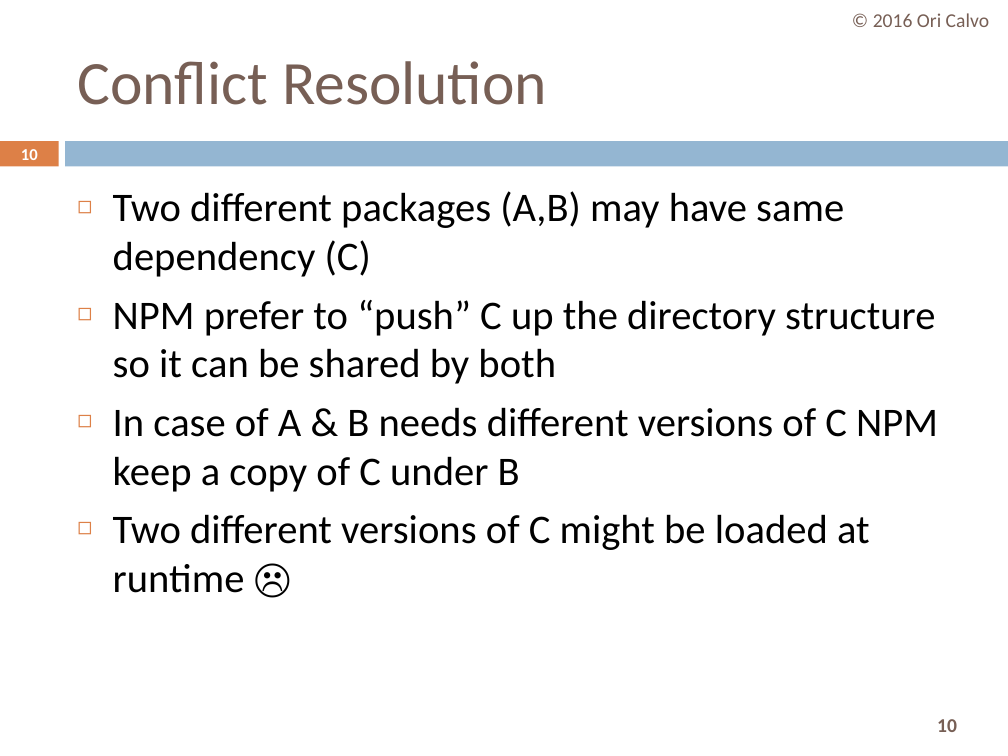
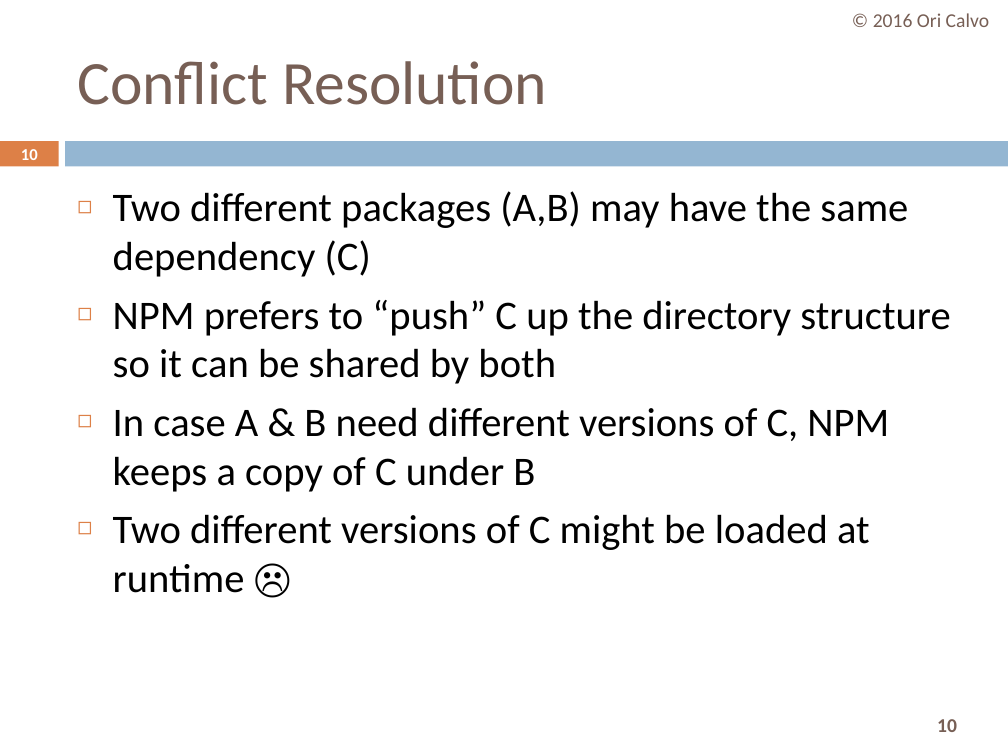
Before and after one commit to oricalvo/course-angular, a slide deck: slide 10 of PPTs/01 Build & Setup.pptx. Drawn at 1008x756 pixels with LibreOffice and Linux fonts; fonts in the diff are those of the drawing. Boxes give left, top, right and bottom in pixels: in the first picture for what was removed or moved away, otherwise in the second. Text is boxed around its words. In the diff, an @@ line names an element or a change of style, - is before the commit and + after.

```diff
--- a/PPTs/01 Build & Setup.pptx
+++ b/PPTs/01 Build & Setup.pptx
@@ text at [113, 191, 950, 492]: text changed @@
-◻ Two different packages (A,B) may have same dependency (C)
-◻ NPM prefer to “push” C up the directory structure so it can be shared by both
-◻ In case of A & B needs different versions of C NPM keep a copy of C under B
+◻ Two different packages (A,B) may have the same dependency (C)
+◻ NPM prefers to “push” C up the directory structure so it can be shared by both
+◻ In case A & B need different versions of C, NPM keeps a copy of C under B
```
Also in this commit, not shown: 2 other slides changed, 2 other files.
